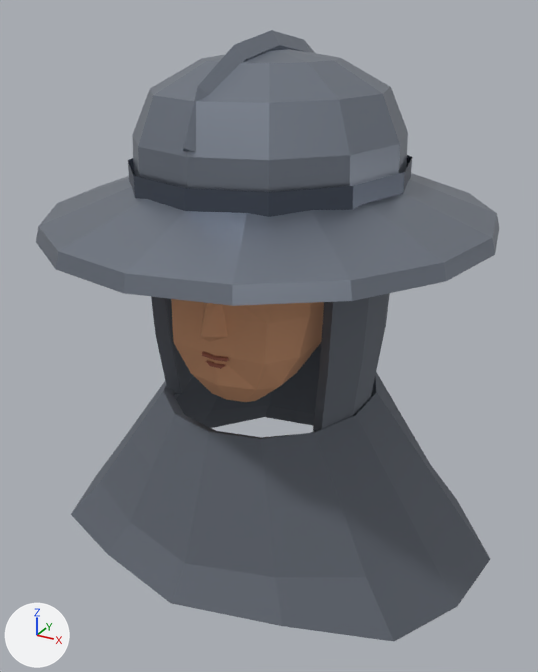
The glTF model assets/models/gear/h_kettle.glb: old version first, new version second.
Camera for both pictures: a camera (50 mm lens) standing at (0.338, -0.609, 1.895) and looking at (0.003, -0.001, 1.591). Every picture has the same lights, and +X, +Y and +Z are marked at lower left. The picture after the commit comes second. Where no turn or scale is listed for an object, it has been applied to the vertices. Vertices at exactly the same position are counted once.

The first picture shows 'HeadMesh', 'Kettle', 'LipShade', 'MouthL', 'MouthR', 'Nose'.
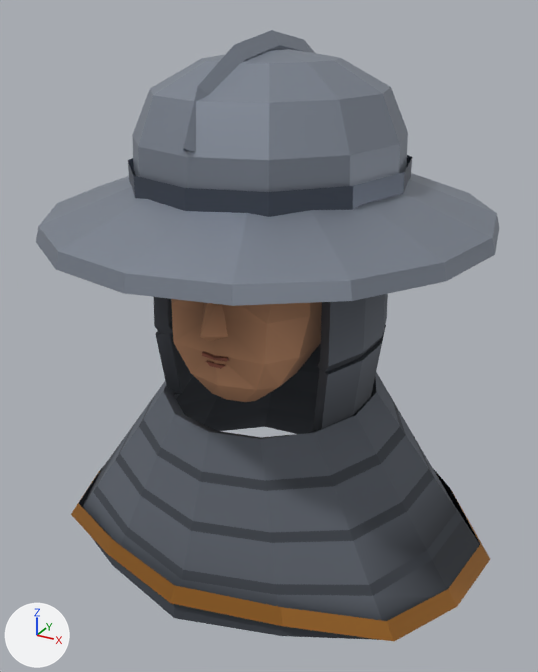
Patch to the scene script:
```diff
--- a/assets/models/gear/h_kettle.glb.py
+++ b/assets/models/gear/h_kettle.glb.py
@@ mat_g_skin @@
 n0 = _N.new('ShaderNodeBsdfPrincipled'); n0.name = 'Principled BSDF'
-n0.inputs[0].default_value = (0.644, 0.323, 0.175, 1.0)  # 'Base Color', beige #d29a74
 n0.inputs[2].default_value = 0.8  # 'Roughness'
 n1 = _N.new('ShaderNodeOutputMaterial'); n1.name = 'Material Output'
+n2 = _N.new('ShaderNodeMix'); n2.name = 'Mix'
+n2.data_type = 'RGBA'
+n2.blend_type = 'MULTIPLY'
+n2.inputs[0].default_value = 1.0  # 'Factor'
+n2.inputs[7].default_value = (0.644, 0.323, 0.175, 1.0)  # 'B', beige #d29a74
+n3 = _N.new('ShaderNodeVertexColor'); n3.name = 'Color Attribute'
 _L.new(n0.outputs[0], n1.inputs[0])  # 'BSDF' to 'Surface'
+_L.new(n2.outputs[2], n0.inputs[0])  # 'Result' to 'Base Color'
+_L.new(n3.outputs[0], n2.inputs[6])  # 'Color' to 'A'
@@ mat_g_chain @@
 n0 = _N.new('ShaderNodeBsdfPrincipled'); n0.name = 'Principled BSDF'
-n0.inputs[0].default_value = (0.144, 0.162, 0.195, 1.0)  # 'Base Color', grey #6a707a
 n0.inputs[1].default_value = 0.45  # 'Metallic'
@@ mat_g_chain @@
 n1 = _N.new('ShaderNodeOutputMaterial'); n1.name = 'Material Output'
+n2 = _N.new('ShaderNodeMix'); n2.name = 'Mix'
+n2.data_type = 'RGBA'
+n2.blend_type = 'MULTIPLY'
+n2.inputs[0].default_value = 1.0  # 'Factor'
+n2.inputs[7].default_value = (0.144, 0.162, 0.195, 1.0)  # 'B', grey #6a707a
+n3 = _N.new('ShaderNodeVertexColor'); n3.name = 'Color Attribute'
 _L.new(n0.outputs[0], n1.inputs[0])  # 'BSDF' to 'Surface'
+_L.new(n2.outputs[2], n0.inputs[0])  # 'Result' to 'Base Color'
+_L.new(n3.outputs[0], n2.inputs[6])  # 'Color' to 'A'
@@ mat_t1_kettle @@
 n0 = _N.new('ShaderNodeBsdfPrincipled'); n0.name = 'Principled BSDF'
-n0.inputs[0].default_value = (0.27, 0.305, 0.366, 1.0)  # 'Base Color', grey #8e96a3
-n0.inputs[1].default_value = 0.85  # 'Metallic'
-n0.inputs[2].default_value = 0.4  # 'Roughness'
+n0.inputs[1].default_value = 0.6  # 'Metallic'
 n1 = _N.new('ShaderNodeOutputMaterial'); n1.name = 'Material Output'
+n2 = _N.new('ShaderNodeMix'); n2.name = 'Mix'
+n2.data_type = 'RGBA'
+n2.blend_type = 'MULTIPLY'
+n2.inputs[0].default_value = 1.0  # 'Factor'
+n2.inputs[7].default_value = (0.27, 0.305, 0.366, 1.0)  # 'B', grey #8e96a3
+n3 = _N.new('ShaderNodeVertexColor'); n3.name = 'Color Attribute'
 _L.new(n0.outputs[0], n1.inputs[0])  # 'BSDF' to 'Surface'
+_L.new(n2.outputs[2], n0.inputs[0])  # 'Result' to 'Base Color'
+_L.new(n3.outputs[0], n2.inputs[6])  # 'Color' to 'A'
@@ mat_g_steel_d @@
 n0 = _N.new('ShaderNodeBsdfPrincipled'); n0.name = 'Principled BSDF'
-n0.inputs[0].default_value = (0.109, 0.13, 0.171, 1.0)  # 'Base Color', greyish blue #5d6573
 n0.inputs[1].default_value = 0.85  # 'Metallic'
@@ mat_g_steel_d @@
 n1 = _N.new('ShaderNodeOutputMaterial'); n1.name = 'Material Output'
+n2 = _N.new('ShaderNodeMix'); n2.name = 'Mix'
+n2.data_type = 'RGBA'
+n2.blend_type = 'MULTIPLY'
+n2.inputs[0].default_value = 1.0  # 'Factor'
+n2.inputs[7].default_value = (0.109, 0.13, 0.171, 1.0)  # 'B', greyish blue #5d6573
+n3 = _N.new('ShaderNodeVertexColor'); n3.name = 'Color Attribute'
 _L.new(n0.outputs[0], n1.inputs[0])  # 'BSDF' to 'Surface'
+_L.new(n2.outputs[2], n0.inputs[0])  # 'Result' to 'Base Color'
+_L.new(n3.outputs[0], n2.inputs[6])  # 'Color' to 'A'
@@ mat_g_lip @@
 n0 = _N.new('ShaderNodeBsdfPrincipled'); n0.name = 'Principled BSDF'
-n0.inputs[0].default_value = (0.332, 0.102, 0.0648, 1.0)  # 'Base Color', brown #9c5a48
 n0.inputs[2].default_value = 0.7  # 'Roughness'
 n1 = _N.new('ShaderNodeOutputMaterial'); n1.name = 'Material Output'
+n2 = _N.new('ShaderNodeMix'); n2.name = 'Mix'
+n2.data_type = 'RGBA'
+n2.blend_type = 'MULTIPLY'
+n2.inputs[0].default_value = 1.0  # 'Factor'
+n2.inputs[7].default_value = (0.332, 0.102, 0.0648, 1.0)  # 'B', brown #9c5a48
+n3 = _N.new('ShaderNodeVertexColor'); n3.name = 'Color Attribute'
 _L.new(n0.outputs[0], n1.inputs[0])  # 'BSDF' to 'Surface'
+_L.new(n2.outputs[2], n0.inputs[0])  # 'Result' to 'Base Color'
+_L.new(n3.outputs[0], n2.inputs[6])  # 'Color' to 'A'
@@ mat_g_chain_d @@
+mat_g_chain_d = bpy.data.materials.new('g_chain_d')
+# nodes: BsdfPrincipled, Mix, OutputMaterial, VertexColor
+# colours: dark grey #4a4f57, mixed with the vertex colours
@@ mat_g_bronze @@
+mat_g_bronze = bpy.data.materials.new('g_bronze')
+# nodes: BsdfPrincipled, Mix, OutputMaterial, VertexColor
+# colours: brown #a8702e, mixed with the vertex colours
@@ me_headmesh_003 @@
 me_headmesh_003.from_pydata(...)  # 82 vertices, 160 faces; spans x -0.075..0.075, y -0.104..0.103, z 0.066..0.311
+# me_headmesh_003 part 1: vertex colours changed
 me_headmesh_003.materials.append(mat_g_skin)
@@ me_kettle_001 @@
-me_kettle_001.from_pydata(...)  # 392 vertices, 744 faces; spans x -0.24..0.24, y -0.214..0.234, z -0.135..0.389
+me_kettle_001.from_pydata(...)  # 664 vertices, 1288 faces; spans x -0.24..0.24, y -0.214..0.234, z -0.135..0.389
+# me_kettle_001 part 2: 54 vertices moved from x -0.196..0.196, y -0.149..0.18, z -0.125..-0.013 to x -0.228..0.228, y -0.144..0.178, z -0.124..0.011; 12 vertices removed from x -0.149..0.143, y -0.174..0.186, z -0.107..-0.071; 180 vertices added at x -0.233..0.233, y -0.18..0.193, z -0.127..0.002
+# me_kettle_001 part 3: 104 vertices added at x -0.117..0.117, y -0.06..0.144, z 0.106..0.19
+# me_kettle_001 part 4: 46 faces spanning x -0.24..0.24, y -0.184..0.196, z -0.135..-0.099 switch from mat_g_chain (grey #6a707a) to mat_g_bronze
 me_kettle_001.materials.append(mat_t1_kettle)
 me_kettle_001.materials.append(mat_g_steel_d)
+me_kettle_001.materials.append(mat_g_chain_d)
```

Location of each change, [x1, y1, x2, y2] in pixels of the pictures (538 x 672 px):
'Kettle', recoloured, reshaped: [36, 30, 499, 642] in both
'Nose', recoloured: [200, 303, 228, 342] in both
'MouthL', recoloured: [214, 356, 229, 362] in both
'MouthR', recoloured: [202, 351, 215, 360] in both
part 2 of me_kettle_001, reshaped: before [100, 351, 453, 642]; after [79, 351, 480, 642]
part 3 of me_kettle_001, added: after [154, 294, 388, 375]
part 4 of me_kettle_001, recoloured: before [71, 411, 490, 641]; after [71, 472, 490, 641]
